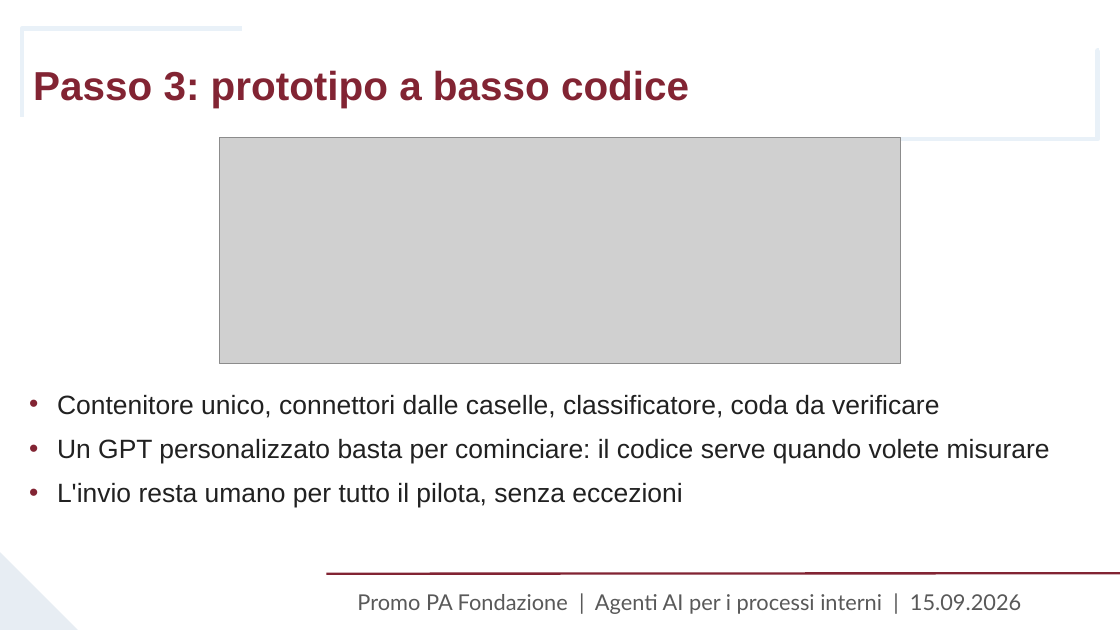
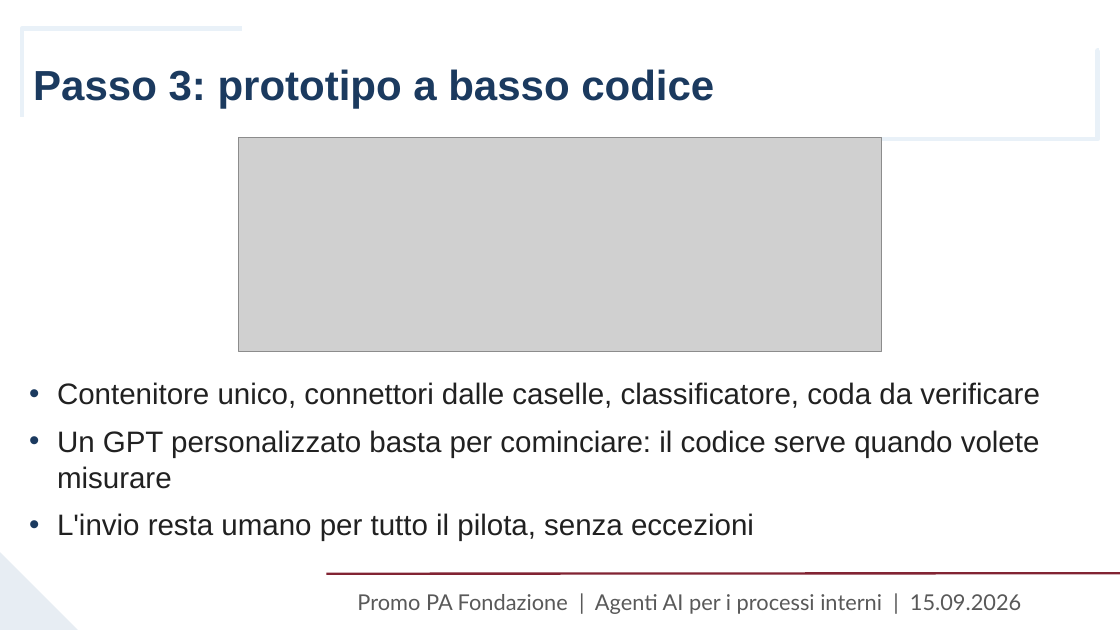
Before and after one commit to fabsilvestri/promopa-agenti-ai, a slide deck: slide 76 of slides/Lezione_15_settembre_Agenti_AI_PromoPA.pptx. Drawn at 1120x630 pixels with LibreOffice and Linux fonts; fonts in the diff are those of the drawing; grey boxes stand for pictures; background and template pictures are left out. Boxes give left, top, right and bottom in pixels: in the first picture for what was removed or moved away, otherwise in the second. Text is boxed around its words. In the diff, an @@ line names an element or a change of style, - is before the commit and + after.

```diff
--- a/slides/Lezione_15_settembre_Agenti_AI_PromoPA.pptx
+++ b/slides/Lezione_15_settembre_Agenti_AI_PromoPA.pptx
@@ title "Passo 3: prototipo a basso ..." at (33,69,714,109): size 26 to 27 pt, text colour #822433 to #1B3A5F @@
@@ picture: place and size @@
-picture at (220,137,900,363)
+picture at (239,137,881,351)
@@ text "Contenitore unico, connettori dalle caselle, ...": place and size @@
-text "Contenitore unico, connettori dalle caselle, ..." at (57,395,1050,508)
+text "Contenitore unico, connettori dalle caselle, ..." at (57,382,1040,541)
@@ text "Contenitore unico, connettori dalle caselle, ..." at (57,382,1040,541): size 17 to 19 pt; bullet colour #822433 to #1B3A5F @@
```
Also in this commit, not shown: 88 other slides changed, 20 other files.
